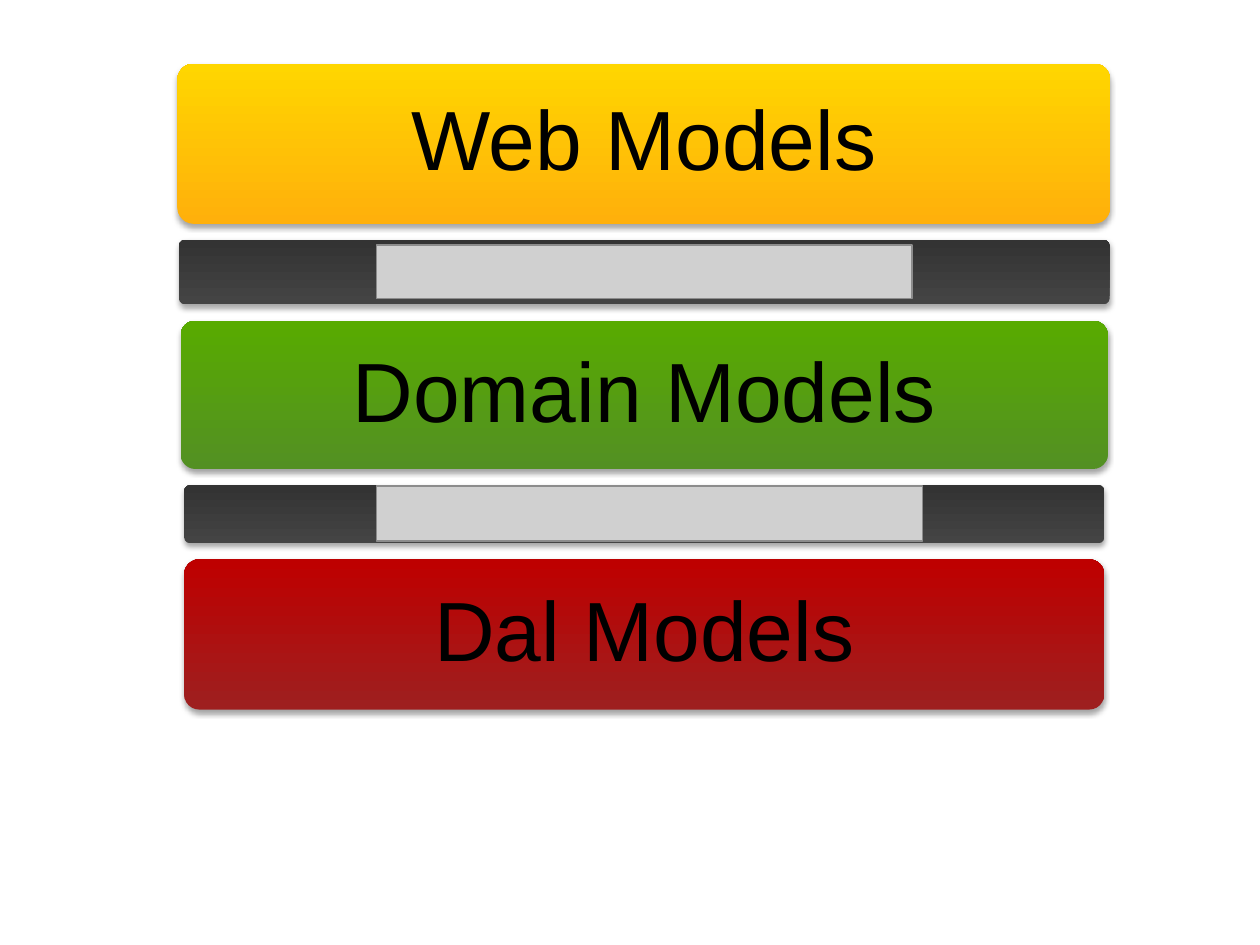
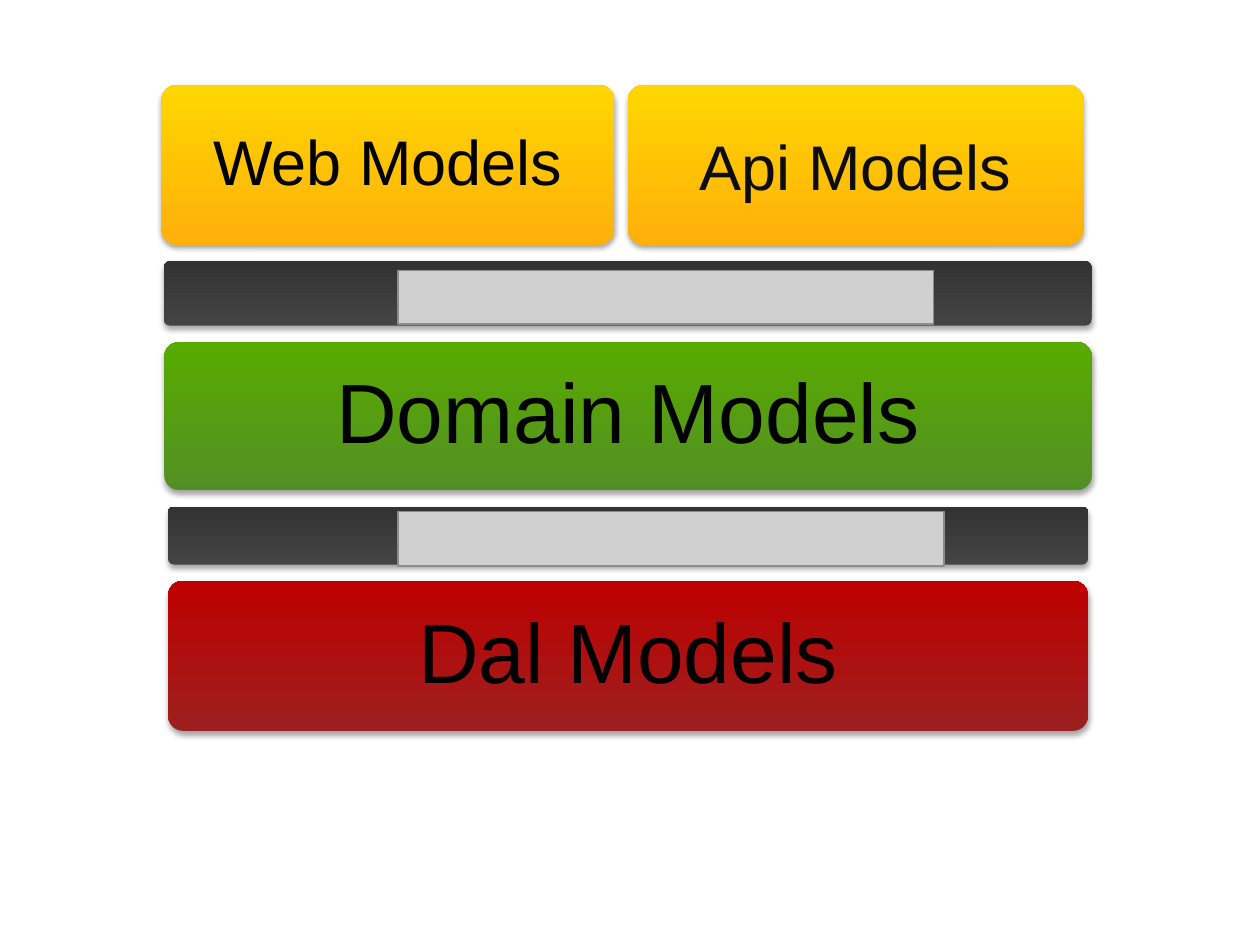
Before and after one commit to excellalabs/ExcellaLean, a slide deck: slide 29 of _presentations/Lean1and2-ShahedSahil.pptx (slide 26 before the commit). Drawn at 1260x945 pixels with LibreOffice and Linux fonts; fonts in the diff are those of the drawing; grey boxes stand for pictures; background and template pictures are left out. Boxes give left, top, right and bottom in pixels: in the first picture for what was removed or moved away, otherwise in the second. Text is boxed around its words. In the diff, an @@ line names an element or a change of style, - is before the commit and + after.

Commit message:
Updated presentation with my changes.

```diff
--- a/_presentations/Lean1and2-ShahedSahil.pptx
+++ b/_presentations/Lean1and2-ShahedSahil.pptx
@@ rounded rectangle added at [161,84,615,244], fill gradient #FFB00B to #FFD600 @@
@@ text "Web Models": place and size @@
-text "Web Models" at [411,109,876,171]
+text "Web Models" at [213,139,562,186]
@@ text "Web Models" at [213,139,562,186]: size 48 to 36 pt; less space between paragraphs @@
@@ rounded rectangle removed at [178,63,1110,223] @@
@@ rounded rectangle added at [627,84,1084,244], fill gradient #FFB00B to #FFD600, 36 pt, text #0D0D0D @@
+Api Models
@@ 4 rounded rectangles, 2 texts: place and size @@
-4 rounded rectangles, 2 texts at [179,239,1110,709]
+4 rounded rectangles, 2 texts at [164,261,1092,731]
@@ picture: place and size @@
-picture at [377,246,912,300]
+picture at [398,270,934,324]
@@ picture: place and size @@
-picture at [377,486,922,542]
+picture at [398,512,944,567]
```
Also in this commit, not shown: 7 other slides changed, 10 slides added, 2 slides removed.
